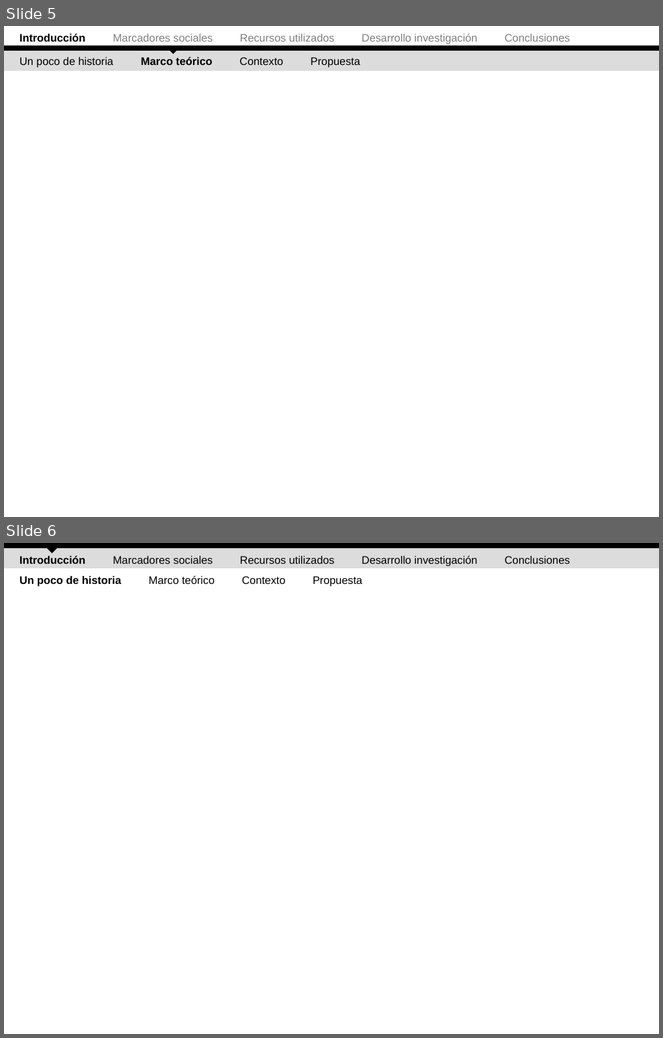
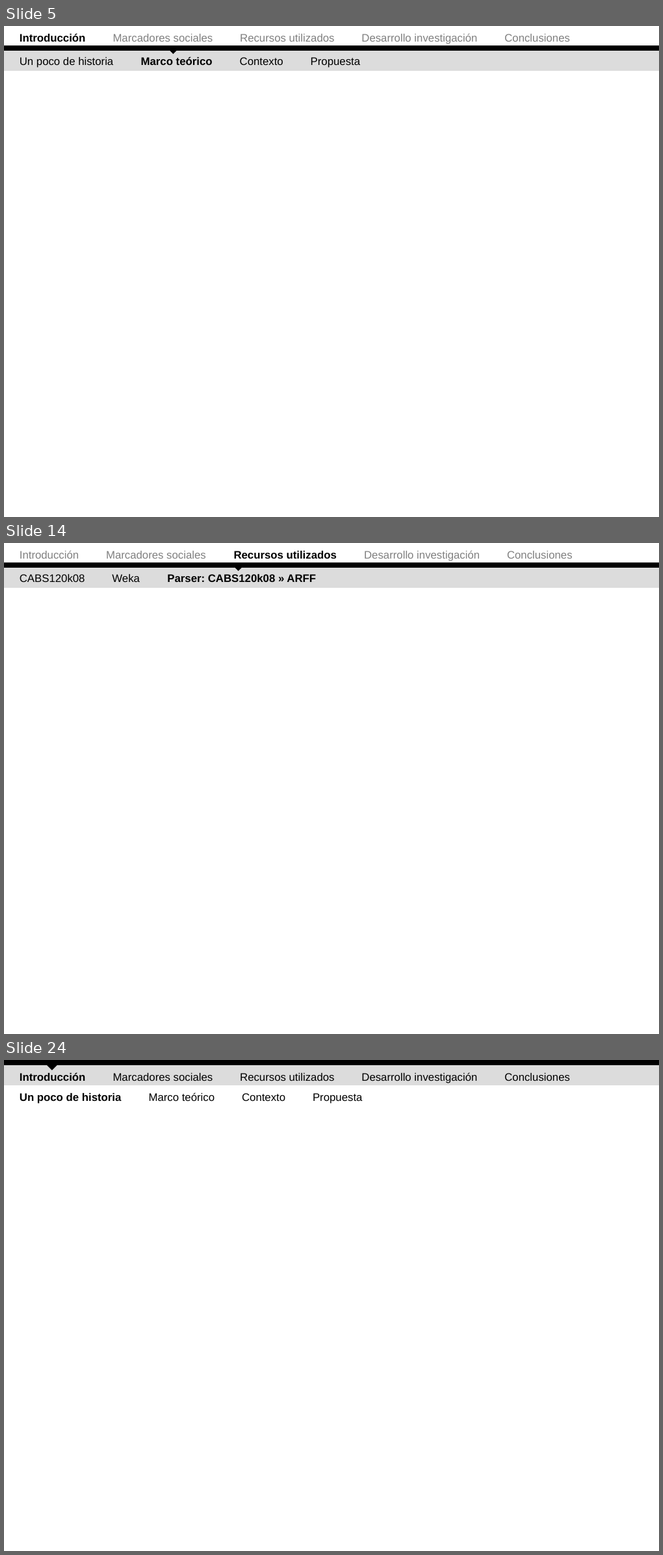
Before and after one commit to ak907kenai/nicotournetesis, a slide deck: docs_trunk/Presentación Tesis (UI nueva).ppt. Shown one above the other, each under a label of ours: slides 5 and 6 before the commit, slides 5, 14 and 24 after it; the slides between them are not shown. The pictures are 663x1038 and 663x1555 pixels, drawn with LibreOffice and Linux fonts; fonts in the diff are those of the drawing. Boxes give left, top, right and bottom in pixels: in the first picture for what was removed or moved away, otherwise in the second. Text is boxed around its words. In the diff, an @@ line names an element or a change of style, - is before the commit and + after.

```diff
--- a/docs_trunk/Presentación Tesis (UI nueva).ppt
+++ b/docs_trunk/Presentación Tesis (UI nueva).ppt
@@ slide 14 added at (4,543,659,1034), background #FFFFFF @@
@@ text added at (20,550,573,561), 12 pt, text #808080 @@
+Introducción Marcadores sociales Recursos utilizados Desarrollo investigación Conclusiones
@@ right triangle added at (231,557,246,572), fill #000000 @@
@@ rectangle added at (4,567,659,589), fill #DCDCDC @@
@@ rectangle added at (4,563,659,568), fill #000000 @@
@@ text added at (20,574,316,582), 12 pt, text #000000, bold @@
+CABS120k08 Weka Parser: CABS120k08 » ARFF
@@ what was slide 6 is now slide 24 @@
```
Also in this commit, not shown: 2 slides changed, 17 other slides added, 1 other file.
